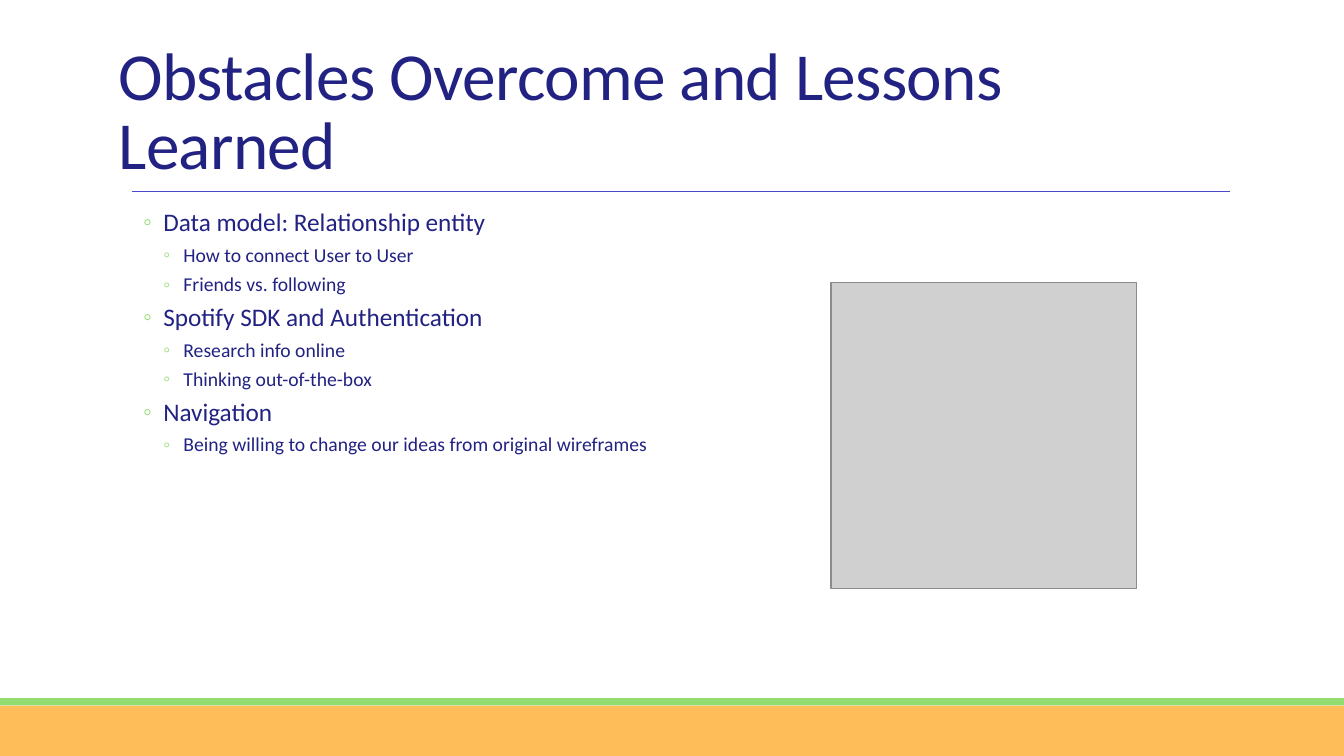
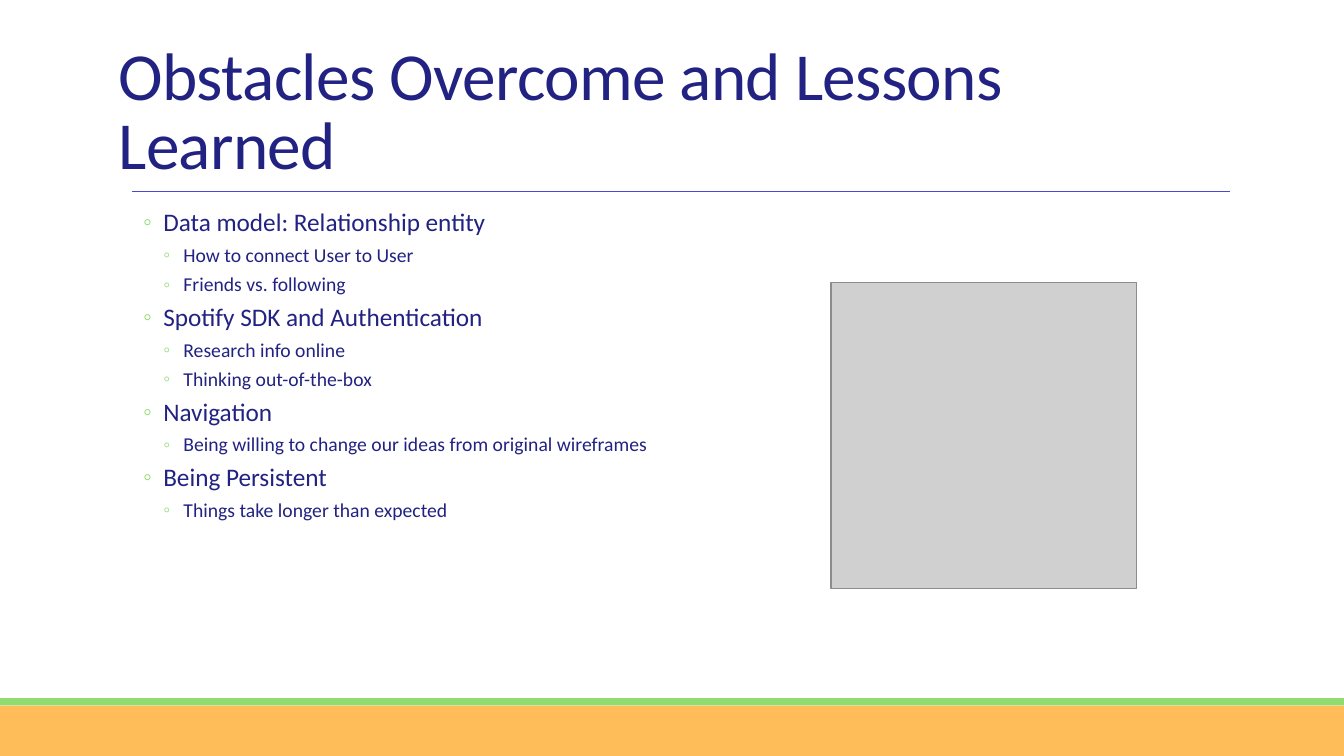
Before and after one commit to tunefull/tunefull.github.io, a slide deck: slide 9 of docs/presentation/tunefull-presentation-power-point.pptx. Drawn at 1344x756 pixels with LibreOffice and Linux fonts; fonts in the diff are those of the drawing; grey boxes stand for pictures. Boxes give left, top, right and bottom in pixels: in the first picture for what was removed or moved away, otherwise in the second. Text is boxed around its words. In the diff, an @@ line names an element or a change of style, - is before the commit and + after.

```diff
--- a/docs/presentation/tunefull-presentation-power-point.pptx
+++ b/docs/presentation/tunefull-presentation-power-point.pptx
@@ text at (x1=163, y1=468, x2=447, y2=521): paragraphs added @@
+  ◦ Being Persistent
+    ◦ Things take longer than expected
```
Also in this commit, not shown: 1 other file.
